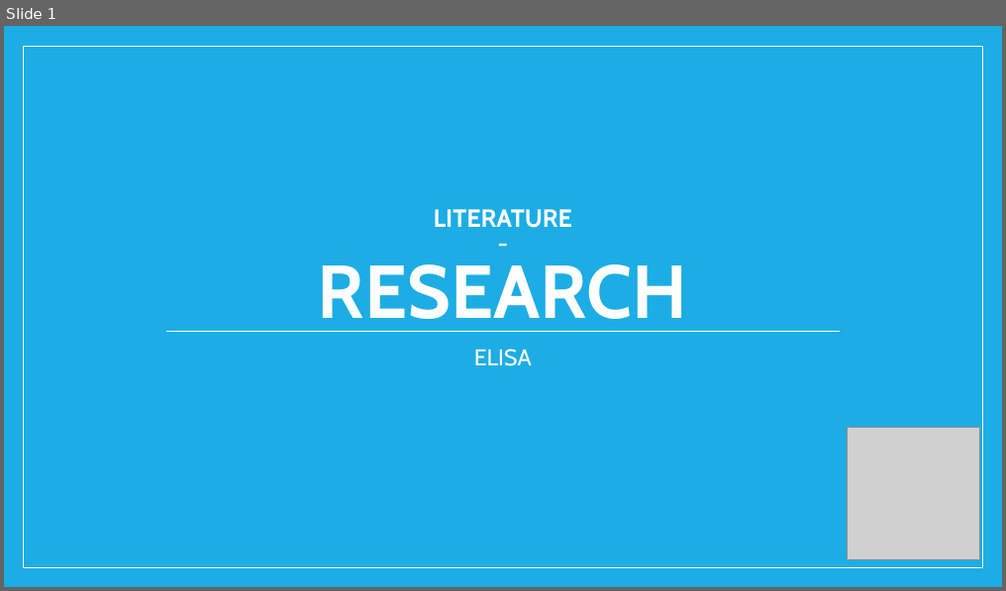
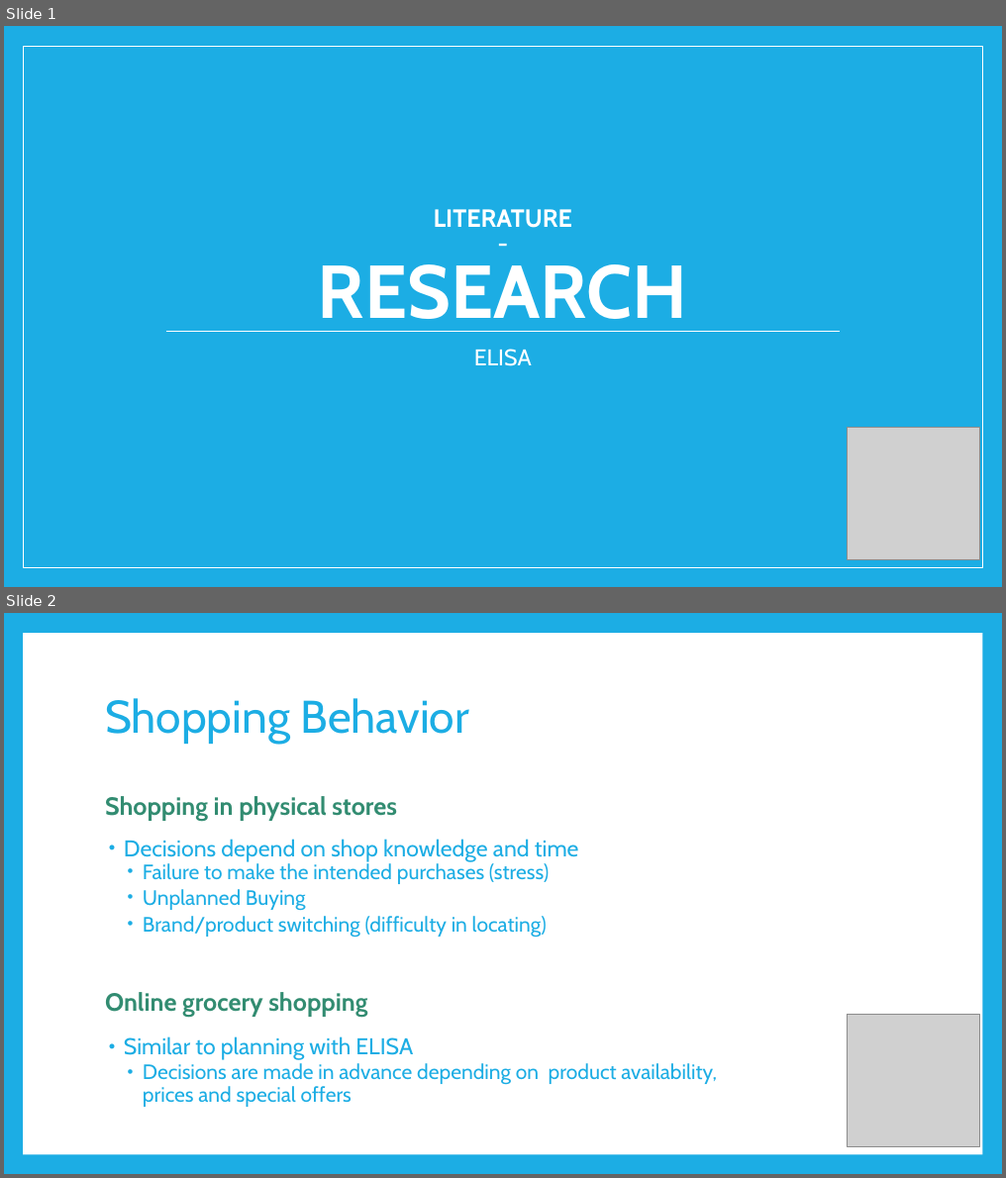
Before and after one commit to riedmaph/einkaufsliste, a slide deck: usabilityEngineering/A1/PR_literatureResearch.pptx. Shown one above the other, each under a label of ours: slide 1 before the commit, slides 1 and 2 after it. The pictures are 1006x591 and 1006x1178 pixels, drawn with LibreOffice and Linux fonts; fonts in the diff are those of the drawing; grey boxes stand for pictures. Boxes give left, top, right and bottom in pixels: in the first picture for what was removed or moved away, otherwise in the second. Text is boxed around its words. In the diff, an @@ line names an element or a change of style, - is before the commit and + after.

Commit message:
added shopping bahavior

```diff
--- a/usabilityEngineering/A1/PR_literatureResearch.pptx
+++ b/usabilityEngineering/A1/PR_literatureResearch.pptx
@@ slide 2 added at (4, 613, 1002, 1174), background #1CADE4 @@
@@ rectangle added at (23, 633, 982, 1155), fill #FFFFFF @@
@@ title added at (105, 698, 469, 744), 44 pt, text #1CADE4 @@
+Shopping Behavior
@@ text added at (105, 796, 397, 822), 24 pt, text #328B71, bold @@
+Shopping in physical stores
@@ text added at (124, 839, 579, 938), 20 pt, text #1CADE4 @@
+• Decisions depend on shop knowledge and time
+  • Failure to make the intended purchases (stress)
+  • Unplanned Buying
+  • Brand/product switching (difficulty in locating)
@@ text added at (105, 992, 367, 1018), 24 pt, text #328B71, bold @@
+Online grocery shopping
@@ picture added at (846, 1014, 979, 1147) @@
@@ text added at (124, 1037, 717, 1107), 20 pt, text #1CADE4 @@
+• Similar to planning with ELISA
+  • Decisions are made in advance depending on product availability, prices and special offers
```
Also in this commit, not shown: 2 slides removed, 3 other files.
